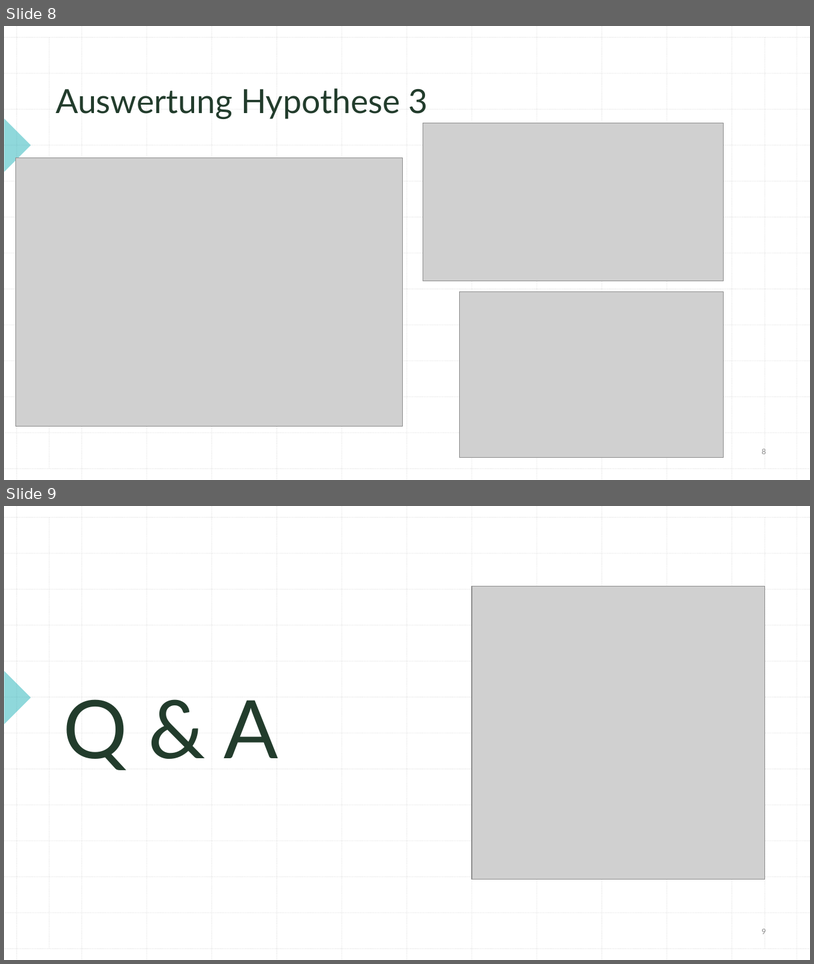
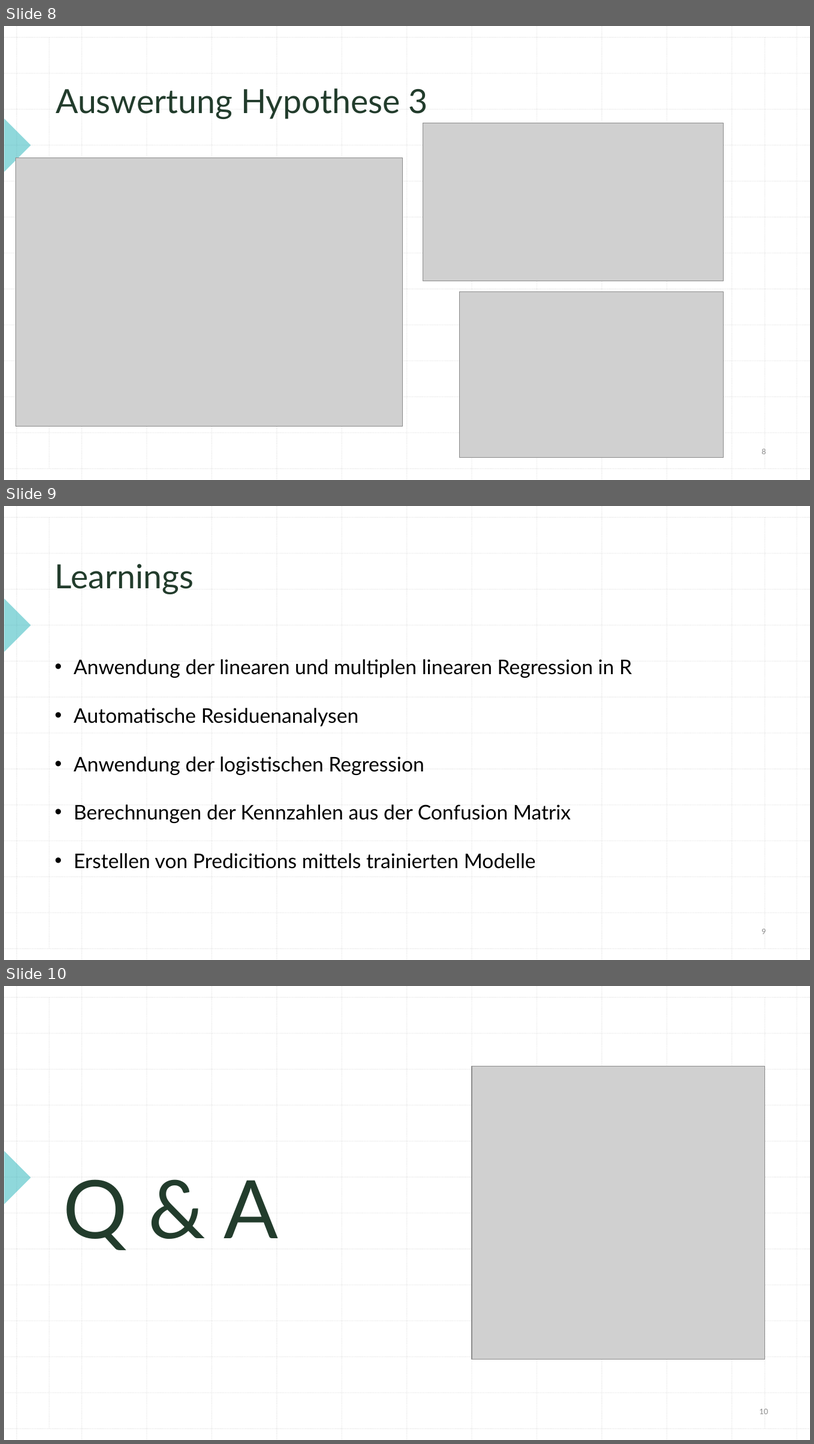
Before and after one commit to 7ben18/Programmieren_in_R, a slide deck: Gruppenarbeit_01/prr_gruppenarbeit_01.pptx. Shown one above the other, each under a label of ours: slides 8 and 9 before the commit, slides 8, 9 and 10 after it. The pictures are 814x964 and 814x1444 pixels, drawn with LibreOffice and Linux fonts; fonts in the diff are those of the drawing; grey boxes stand for pictures. Boxes give left, top, right and bottom in pixels: in the first picture for what was removed or moved away, otherwise in the second. Text is boxed around its words. In the diff, an @@ line names an element or a change of style, - is before the commit and + after.

```diff
--- a/Gruppenarbeit_01/prr_gruppenarbeit_01.pptx
+++ b/Gruppenarbeit_01/prr_gruppenarbeit_01.pptx
@@ slide 9 added at (x1=4, y1=506, x2=810, y2=960), background #FFFFFF; not listed: 29 template elements that a slide beside it also shows @@
@@ text added at (x1=55, y1=564, x2=194, y2=594), 39.6 pt, text #223C2C @@
+Learnings
@@ text added at (x1=74, y1=659, x2=632, y2=868), 24 pt, text #000000 @@
+• Anwendung der linearen und multiplen linearen Regression in R
+• Automatische Residuenanalysen
+• Anwendung der logistischen Regression
+• Berechnungen der Kennzahlen aus der Confusion Matrix
+• Erstellen von Predicitions mittels trainierten Modelle
@@ page number added at (x1=762, y1=928, x2=766, y2=934), 9 pt, text #8C8C8C @@
+9
@@ what was slide 9 is now slide 10 @@
@@ page number at (x1=760, y1=1408, x2=769, y2=1414): text changed @@
-9
+10
```
Also in this commit, not shown: 1 slide changed.
